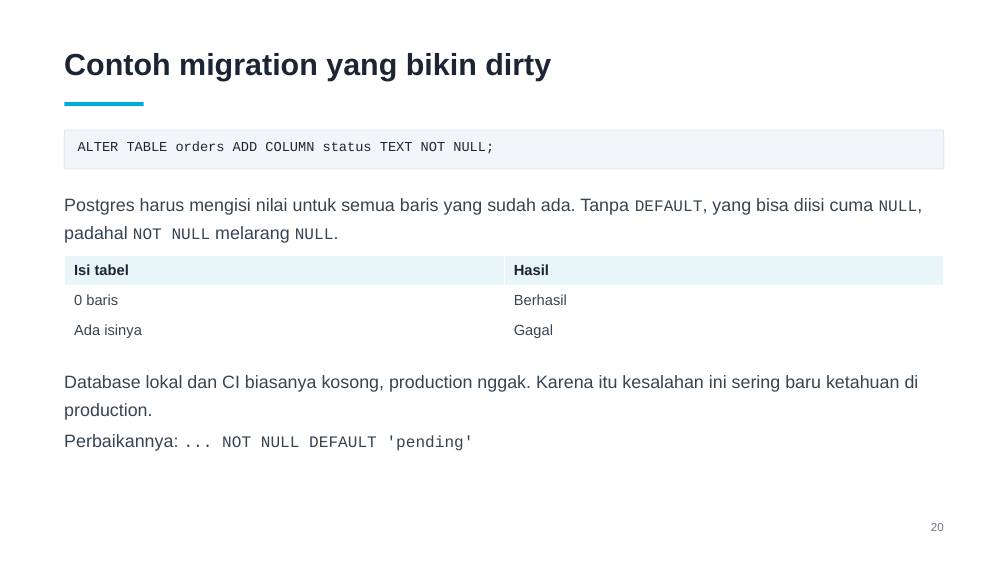
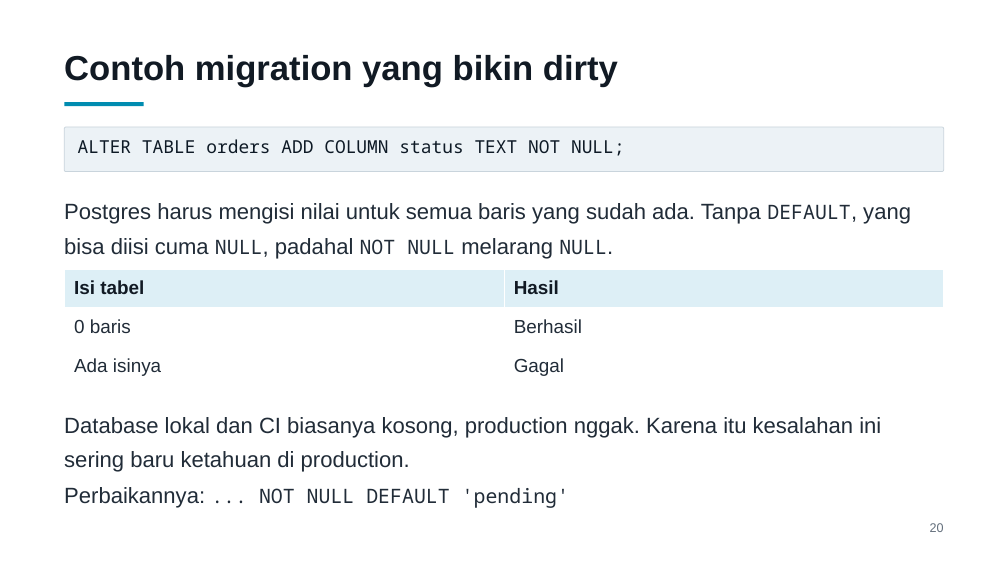
Before and after one commit to shariski/go-migration, a slide deck: slide 20 of slides/presentasi.pptx. Drawn at 1008x567 pixels with LibreOffice and Linux fonts; fonts in the diff are those of the drawing. Boxes give left, top, right and bottom in pixels: in the first picture for what was removed or moved away, otherwise in the second. Text is boxed around its words. In the diff, an @@ line names an element or a change of style, - is before the commit and + after.

Commit message:
Perbesar teks slide dan ganti font code ke JetBrains Mono
Deck dipakai lewat share screen Google Meet, jadi ukuran font dinaikkan
(body 17->21, code 13->17, judul 29->33) dan kontras warnanya dipertegas.
Courier New diganti JetBrains Mono karena strokenya lebih tebal dan
x-height-nya lebih besar, jadi lebih tahan kompresi video.

Slide 'Batasan down migration' dipadatkan; kalimat soal informasi yang
masih tersimpan sebelumnya diulang di slide berikutnya.

```diff
--- a/slides/presentasi.pptx
+++ b/slides/presentasi.pptx
@@ text "Contoh migration yang bikin dirty" at (x1=64, y1=55, x2=618, y2=87): size 29 to 33 pt, text colour #1B2533 to #111A24 @@
@@ rectangle at (x1=64, y1=102, x2=144, y2=107): fill #00ADD8 to #008CB0 @@
@@ rounded rectangle "ALTER TABLE orders ADD COLUMN ..." at (x1=64, y1=127, x2=944, y2=172): size 13 to 17 pt, font Courier New to Noto Sans Mono, text colour #1B2733 to #0E1A26; fill #F3F6F8 to #ECF2F6; outline #DDE3E8 0.75 pt to #C9D4DC 0.75 pt @@
@@ text "Postgres harus mengisi nilai untuk ..." at (x1=64, y1=203, x2=911, y2=259): size 17 to 21 pt in "Postgres harus mengisi nilai untuk semua baris ..."; size 15.3 to 18.9 pt, font Courier New to Noto Sans Mono in "DEFAULT, NULL, NOT NULL NULL."; text colour #374451 to #212C38 @@
@@ table at (x1=64, y1=269, x2=944, y2=386) @@
@@ fill #E8F6FA to #DDEFF6 in row 1 @@
@@ size 14 to 18 pt @@
@@ text colour #1B2533 to #111A24 in "Isi tabel", "Hasil" @@
@@ text colour #374451 to #212C38 in "0 baris", "Berhasil", "Ada isinya", "Gagal" @@
@@ table resized from (x1=64, y1=256, x2=944, y2=346) to (x1=64, y1=269, x2=944, y2=386) @@
@@ text "Database lokal dan CI biasanya ..." moved from (x1=64, y1=375, x2=919, y2=420) to (x1=64, y1=417, x2=881, y2=472) @@
@@ text "Database lokal dan CI biasanya ..." at (x1=64, y1=417, x2=881, y2=472): size 17 to 21 pt, text colour #374451 to #212C38 @@
@@ text "Perbaikannya: ... NOT NULL DEFAULT ..." moved from (x1=64, y1=434, x2=474, y2=451) to (x1=64, y1=487, x2=569, y2=508) @@
@@ text "Perbaikannya: ... NOT NULL DEFAULT ..." at (x1=64, y1=487, x2=569, y2=508): size 17 to 21 pt in "Perbaikannya:"; size 15.3 to 18.9 pt, font Courier New to Noto Sans Mono in "... NOT NULL DEFAULT 'pending'"; text colour #374451 to #212C38 @@
@@ text "20" at (x1=930, y1=523, x2=944, y2=532): size 11 to 12 pt, text colour #6B7784 to #626E7B @@
```
Also in this commit, not shown: 32 other slides changed, 2 other files.
